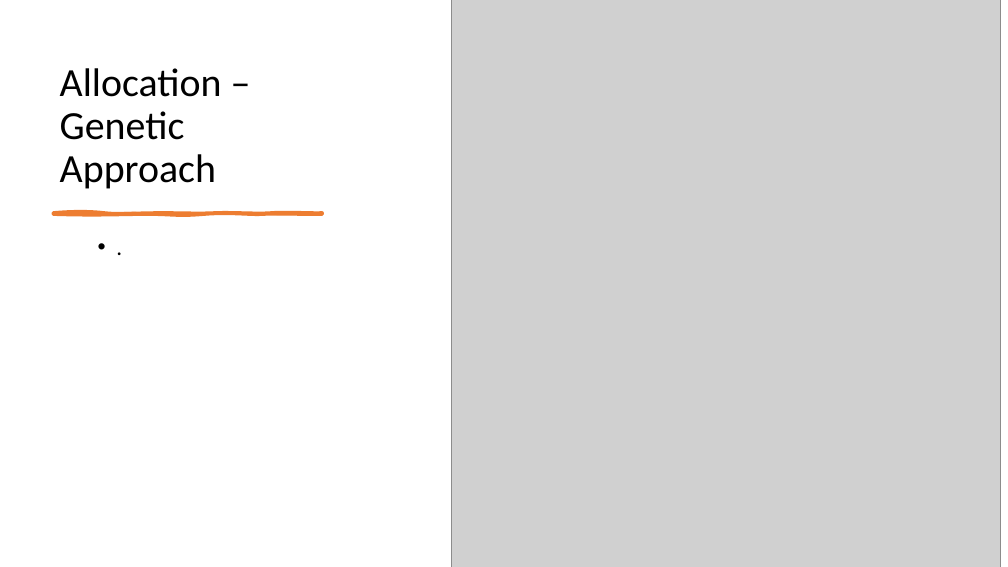
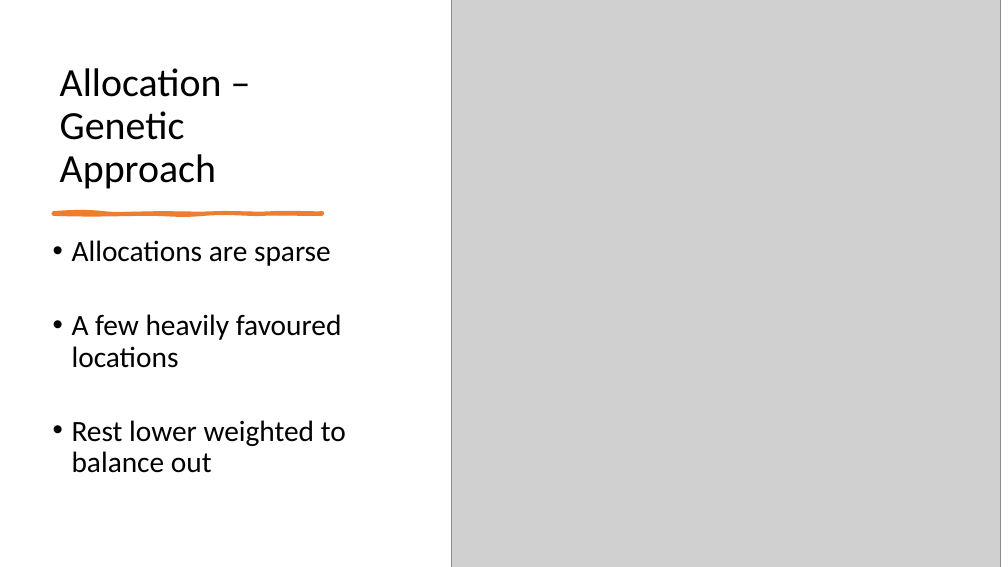
Before and after one commit to james-a-page/CS310Project, a slide deck: slide 18 of Documents/Presentation/PresentationV2.pptx (slide 17 before the commit). Drawn at 1008x567 pixels with LibreOffice and Linux fonts; fonts in the diff are those of the drawing; grey boxes stand for pictures. Boxes give left, top, right and bottom in pixels: in the first picture for what was removed or moved away, otherwise in the second. Text is boxed around its words. In the diff, an @@ line names an element or a change of style, - is before the commit and + after.

```diff
--- a/Documents/Presentation/PresentationV2.pptx
+++ b/Documents/Presentation/PresentationV2.pptx
@@ text at bbox=[72, 240, 346, 473]: text changed; size 22 to 28 pt @@
-  • .
+  • Allocations are sparse
+  • A few heavily favoured locations
+  • Rest lower weighted to balance out
```
Also in this commit, not shown: 4 slides added, 1 slide removed, 4 other files.
